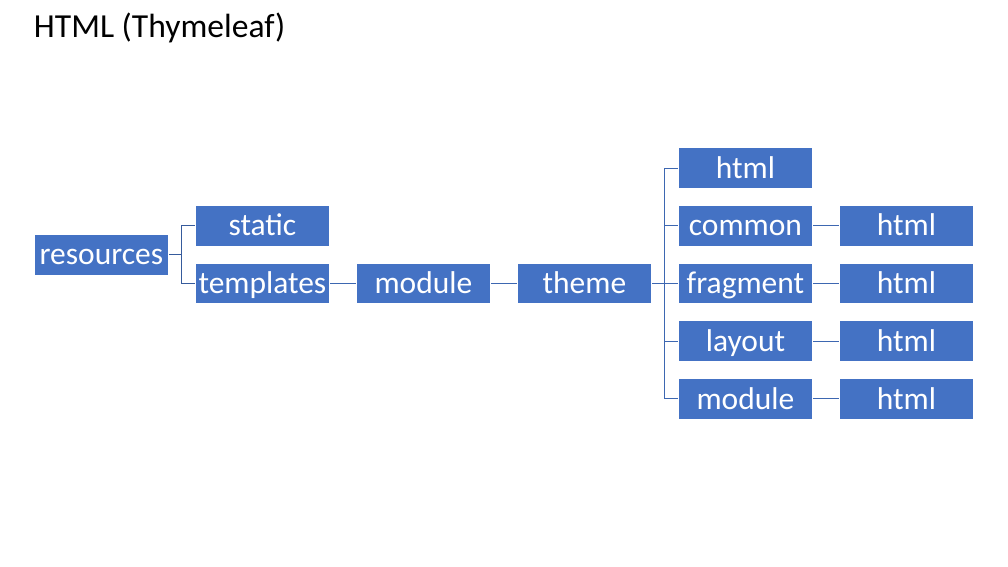
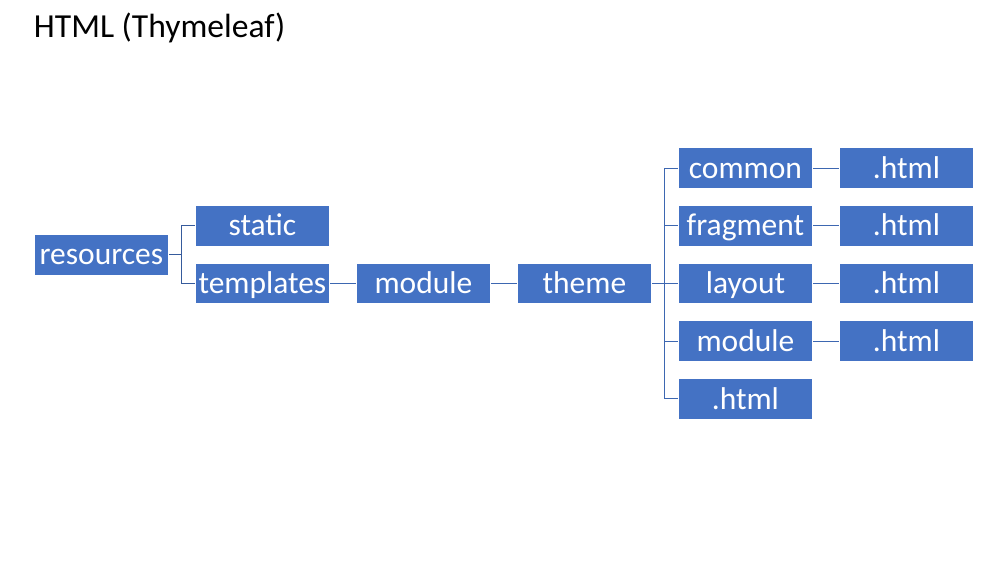
Before and after one commit to williamtanws/beanframework, a slide deck: slide 10 of Architecture.pptx (slide 9 before the commit). Drawn at 1008x567 pixels with LibreOffice and Linux fonts; fonts in the diff are those of the drawing. Boxes give left, top, right and bottom in pixels: in the first picture for what was removed or moved away, otherwise in the second. Text is boxed around its words. In the diff, an @@ line names an element or a change of style, - is before the commit and + after.

Commit message:
update

```diff
--- a/Architecture.pptx
+++ b/Architecture.pptx
@@ 3 texts moved together from (x1=689, y1=219, x2=802, y2=409) to (x1=689, y1=162, x2=802, y2=351) @@
@@ rectangle moved from (x1=839, y1=379, x2=973, y2=420) to (x1=839, y1=147, x2=973, y2=188) @@
@@ freeform shape moved from (x1=813, y1=395, x2=839, y2=403) to (x1=813, y1=164, x2=839, y2=172) @@
@@ text at (x1=873, y1=156, x2=940, y2=178): text changed @@
-html
+.html
@@ text "fragment" moved from (x1=687, y1=271, x2=804, y2=299) to (x1=687, y1=213, x2=804, y2=241) @@
@@ text at (x1=873, y1=213, x2=940, y2=235): text changed @@
-html
+.html
@@ text at (x1=873, y1=271, x2=940, y2=293): text changed @@
-html
+.html
@@ text at (x1=873, y1=329, x2=940, y2=351): text changed @@
-html
+.html
@@ text at (x1=712, y1=387, x2=779, y2=409): text changed @@
-html
+.html
```
Also in this commit, not shown: 1 other slide changed, 2 slides added, 1 slide removed.
